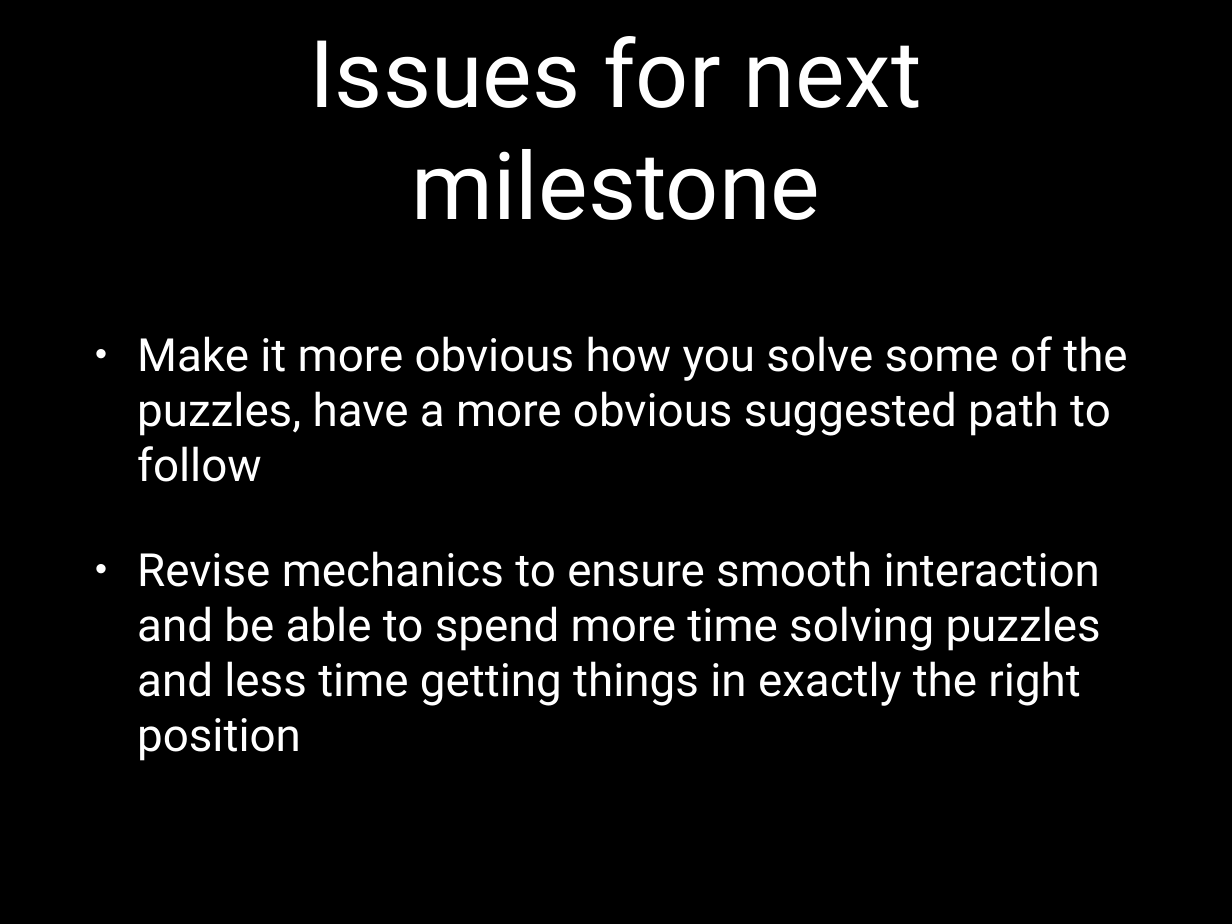
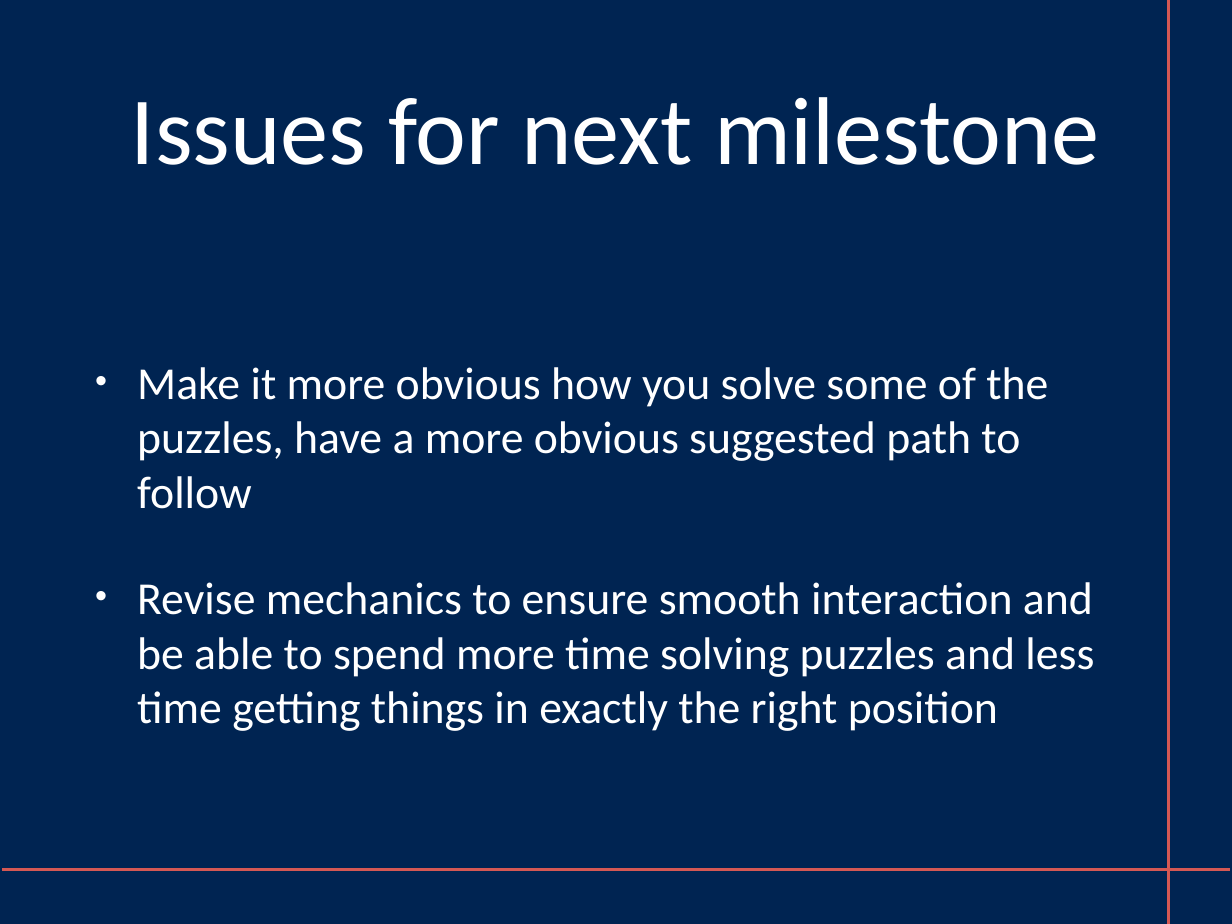
Before and after one commit to IanDrynan/BeerSimulator, a slide deck: slide 8 of Milestone2Presentation.pptx. Drawn at 1232x924 pixels with LibreOffice and Linux fonts; fonts in the diff are those of the drawing. Boxes give left, top, right and bottom in pixels: in the first picture for what was removed or moved away, otherwise in the second. Text is boxed around its words. In the diff, an @@ line names an element or a change of style, - is before the commit and + after.

Commit message:
edited presentation

```diff
--- a/Milestone2Presentation.pptx
+++ b/Milestone2Presentation.pptx
@@ background #000000 to #002452 @@
@@ title "Issues for next milestone" at [131,97,1100,165]: size 77.6 to 80 pt, font Roboto to Calibri @@
@@ line added from (1169, 924) to (1169, 0), #D45854 2 pt @@
@@ text "Make it more obvious how ..." at [137,367,1094,731]: font Roboto to Calibri @@
@@ line added from (3, 870) to (1230, 870), #D45854 2 pt @@
```
Also in this commit, not shown: 8 other slides changed, 1 other file.
